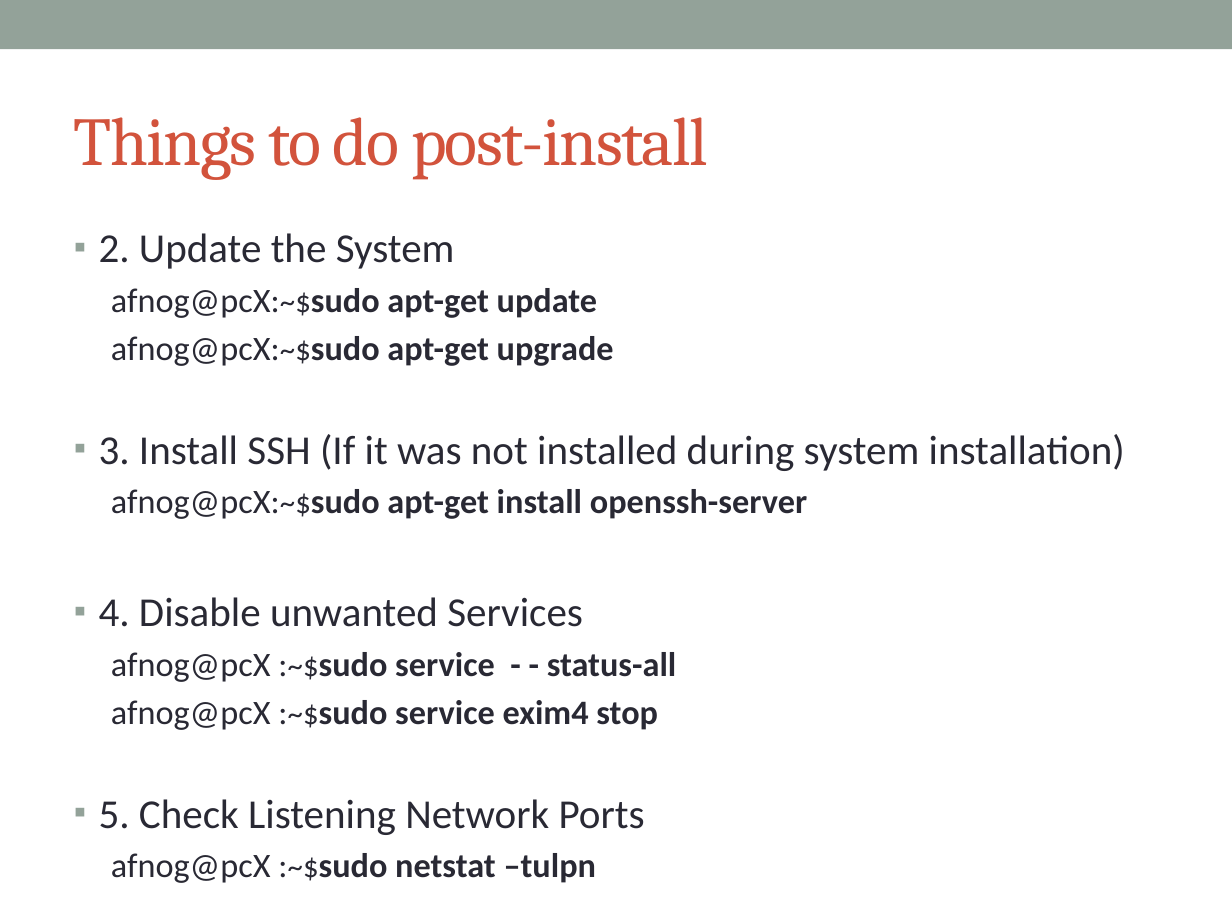
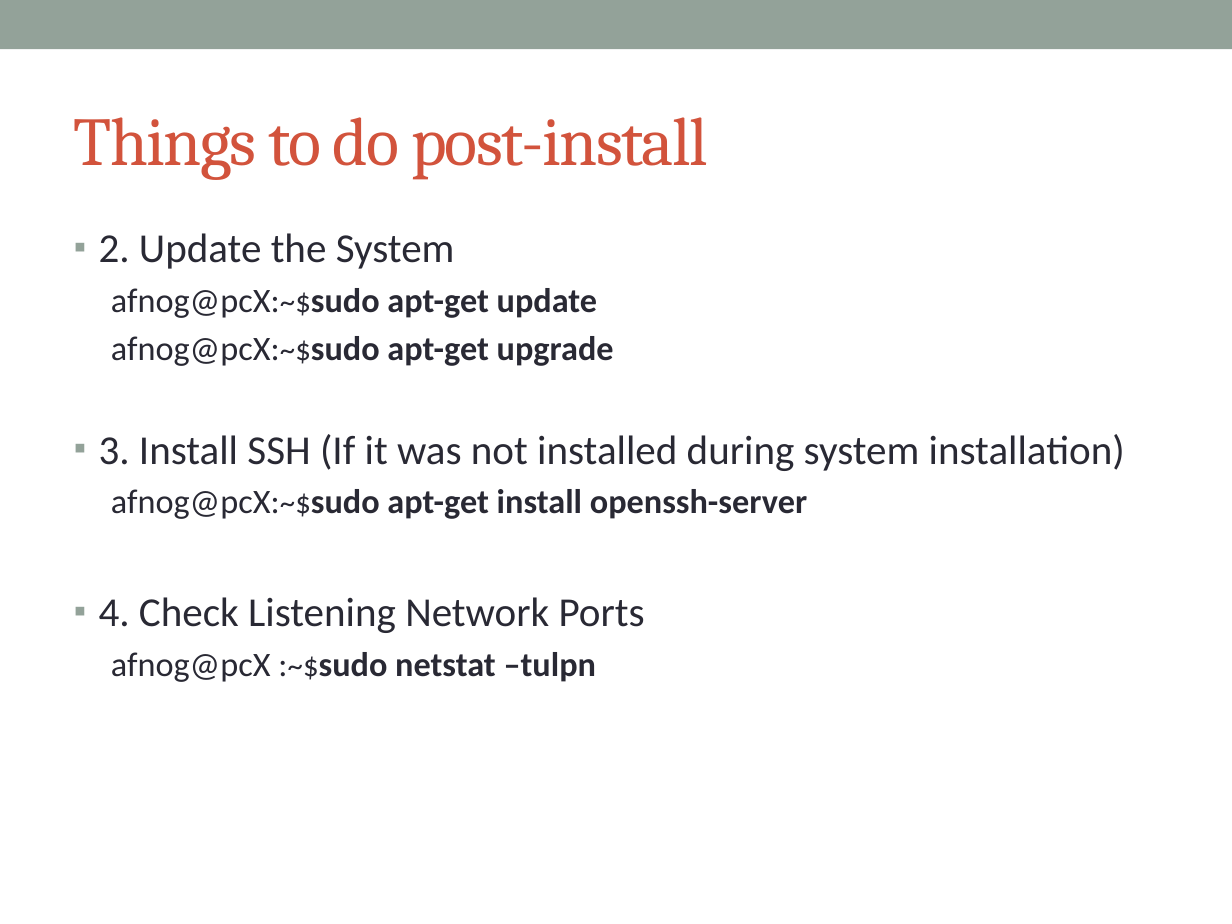
Before and after one commit to afnog/sse, a slide deck: slide 23 of intro/IntroPresentation.pptx. Drawn at 1232x924 pixels with LibreOffice and Linux fonts; fonts in the diff are those of the drawing. Boxes give left, top, right and bottom in pixels: in the first picture for what was removed or moved away, otherwise in the second. Text is boxed around its words. In the diff, an @@ line names an element or a change of style, - is before the commit and + after.

Commit message:
/ ‘intro/IntroPresentation.pptx’

```diff
--- a/intro/IntroPresentation.pptx
+++ b/intro/IntroPresentation.pptx
@@ text at (x1=99, y1=597, x2=645, y2=633): text changed; size 20 to 24 pt @@
-▪ 4. Disable unwanted Services
-  afnog@pcX :~$sudo service - - status-all
-  afnog@pcX :~$sudo service exim4 stop
-▪ 5. Check Listening Network Ports
+▪ 4. Check Listening Network Ports
```
